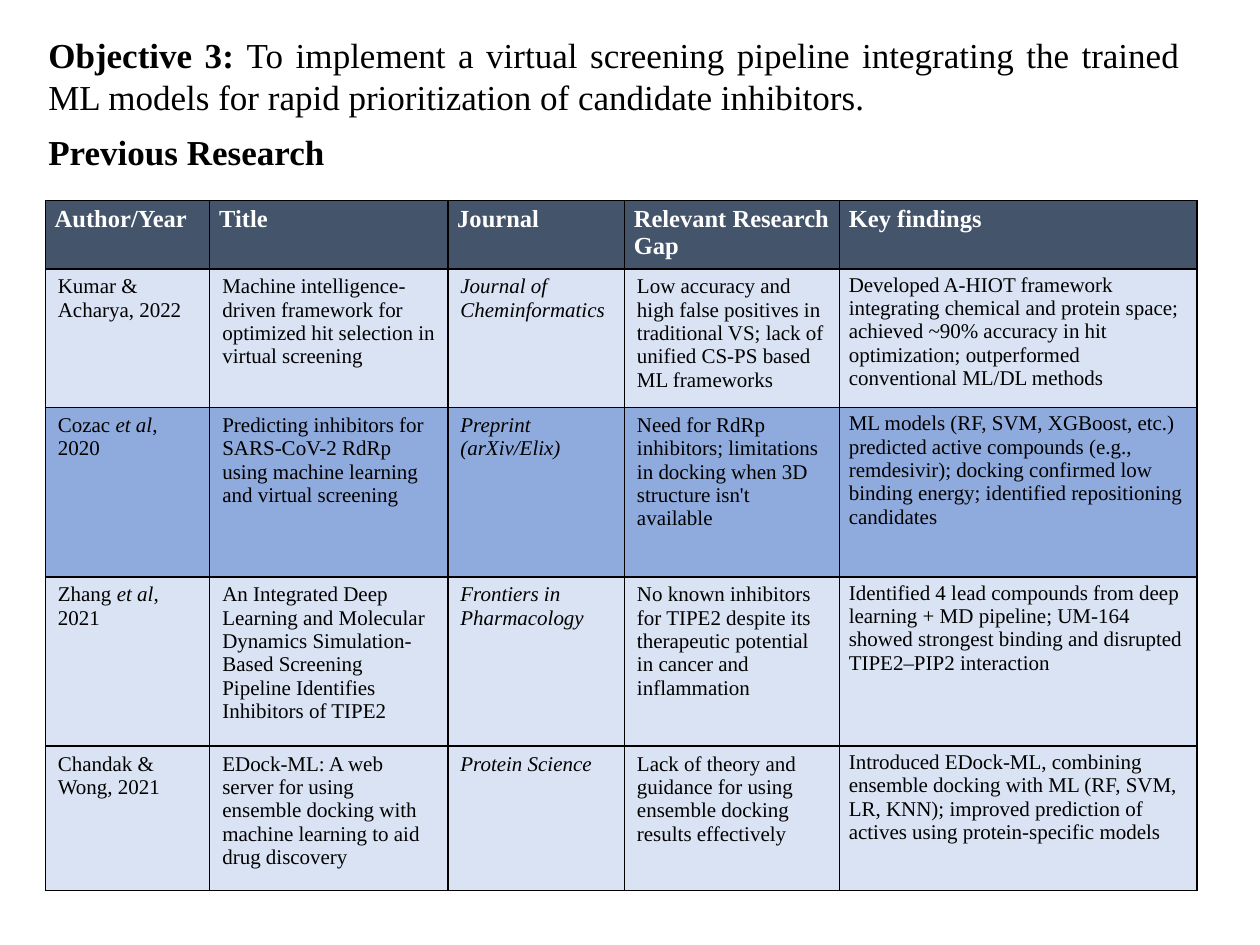
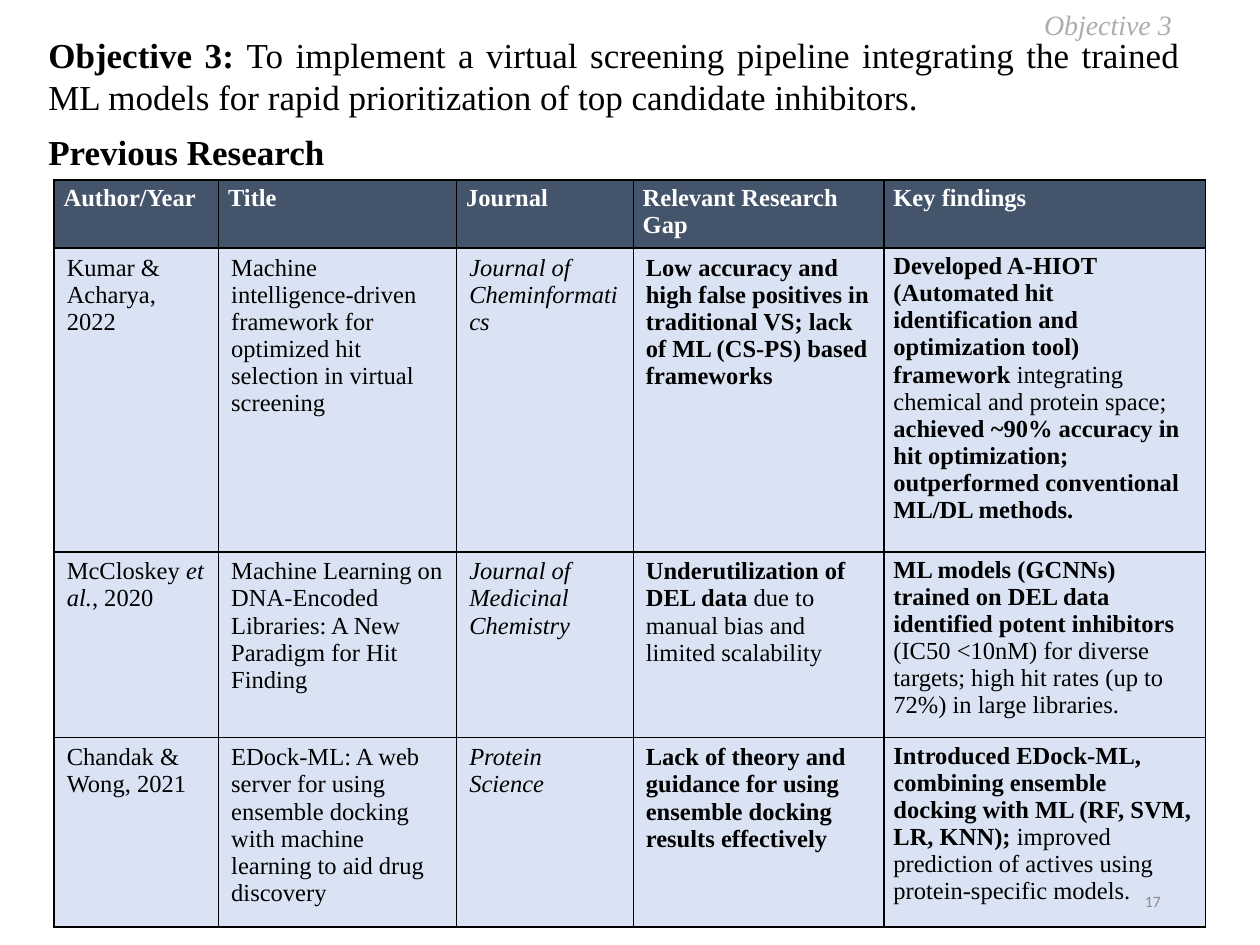
Before and after one commit to Vinoth0202/Training-to-Divya, a slide deck: slide 17 of DC - Dhivya G.pptx (slide 18 before the commit). Drawn at 1260x945 pixels with LibreOffice and Linux fonts; fonts in the diff are those of the drawing. Boxes give left, top, right and bottom in pixels: in the first picture for what was removed or moved away, otherwise in the second. Text is boxed around its words. In the diff, an @@ line names an element or a change of style, - is before the commit and + after.

```diff
--- a/DC - Dhivya G.pptx
+++ b/DC - Dhivya G.pptx
@@ text added at <box>1044,16,1172,41</box>, 16 pt, text #AFABAB, italic @@
+Objective 3
@@ text at <box>48,43,1179,117</box>: text changed @@
-Objective 3: To implement a virtual screening pipeline integrating the trained ML models for rapid prioritization of candidate inhibitors.
+Objective 3: To implement a virtual screening pipeline integrating the trained ML models for rapid prioritization of top candidate inhibitors.
@@ table at <box>54,180,1206,926</box> @@
-row 2: Kumar & Acharya, 2022 | Machine intelligence-driven framework for optimized hit selection in virtual screening | Journal of Cheminformatics | Low accuracy and high false positives in traditional VS; lack of unified CS-PS based ML frameworks | Developed A-HIOT framework integrating chemical and protein space; achieved ~90% accuracy in hit optimization; outperformed conventional ML/DL methods
-row 3: Cozac et al, 2020 | Predicting inhibitors for SARS-CoV-2 RdRp using machine learning and virtual screening | Preprint (arXiv/Elix) | Need for RdRp inhibitors; limitations in docking when 3D structure isn't available | ML models (RF, SVM, XGBoost, etc.) predicted active compounds (e.g., remdesivir); docking confirmed low binding energy; identified repositioning candidates
-row 4: Zhang et al, 2021 | An Integrated Deep Learning and Molecular Dynamics Simulation-Based Screening Pipeline Identifies Inhibitors of TIPE2 | Frontiers in Pharmacology | No known inhibitors for TIPE2 despite its therapeutic potential in cancer and inflammation | Identified 4 lead compounds from deep learning + MD pipeline; UM-164 showed strongest binding and disrupted TIPE2–PIP2 interaction
-row 5: Chandak & Wong, 2021 | EDock-ML: A web server for using ensemble docking with machine learning to aid drug discovery | Protein Science | Lack of theory and guidance for using ensemble docking results effectively | Introduced EDock-ML, combining ensemble docking with ML (RF, SVM, LR, KNN); improved prediction of actives using protein-specific models
+row 2: Kumar & Acharya, 2022 | Machine intelligence-driven framework for optimized hit selection in virtual screening | Journal of Cheminformatics | Low accuracy and high false positives in traditional VS; lack of ML (CS-PS) based frameworks | Developed A-HIOT (Automated hit identification and optimization tool) framework integrating chemical and protein space; achieved ~90% accuracy in hit optimization; outperformed conventional ML/DL methods.
+row 3: McCloskey et al., 2020 | Machine Learning on DNA-Encoded Libraries: A New Paradigm for Hit Finding | Journal of Medicinal Chemistry | Underutilization of DEL data due to manual bias and limited scalability | ML models (GCNNs) trained on DEL data identified potent inhibitors (IC50 <10nM) for diverse targets; high hit rates (up to 72%) in large libraries.
+row 4: Chandak & Wong, 2021 | EDock-ML: A web server for using ensemble docking with machine learning to aid drug discovery | Protein Science | Lack of theory and guidance for using ensemble docking results effectively | Introduced EDock-ML, combining ensemble docking with ML (RF, SVM, LR, KNN); improved prediction of actives using protein-specific models.
@@ table: place and size @@
-table at <box>45,200,1198,891</box>
+table at <box>54,180,1206,926</box>
@@ page number added at <box>1145,897,1161,907</box>, 9 pt, text #8C8C8C @@
+17
```
Also in this commit, not shown: 28 other slides changed, 2 slides added, 4 slides removed, 1 other file.
